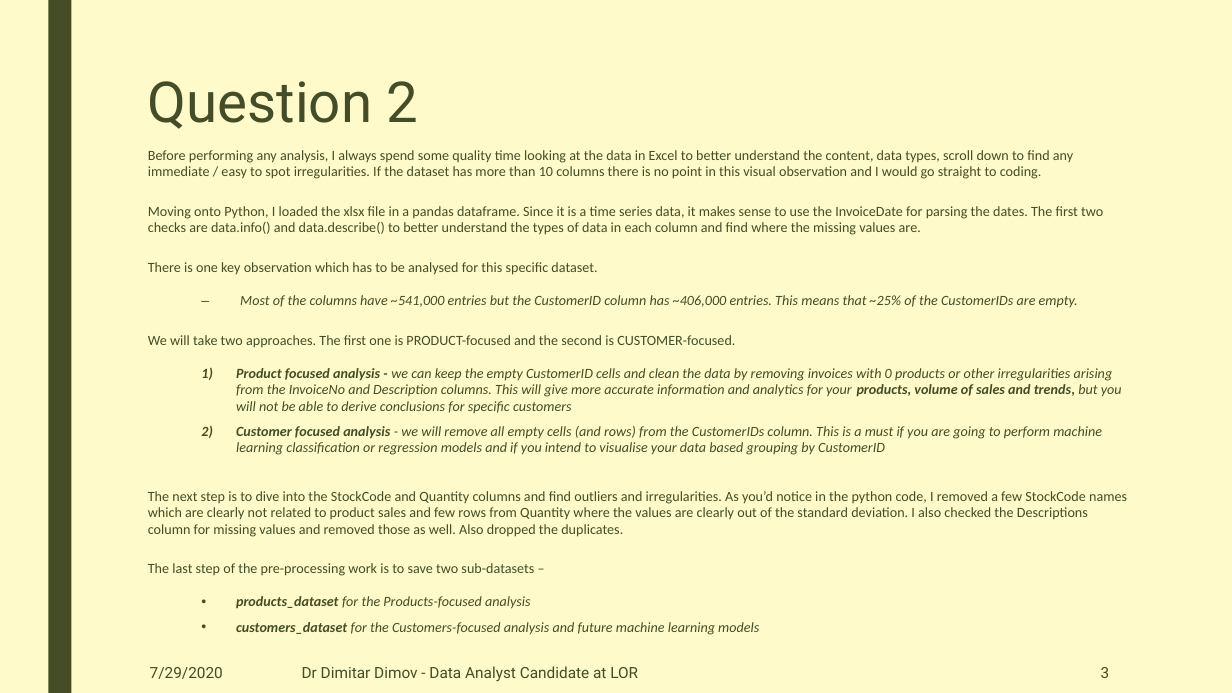
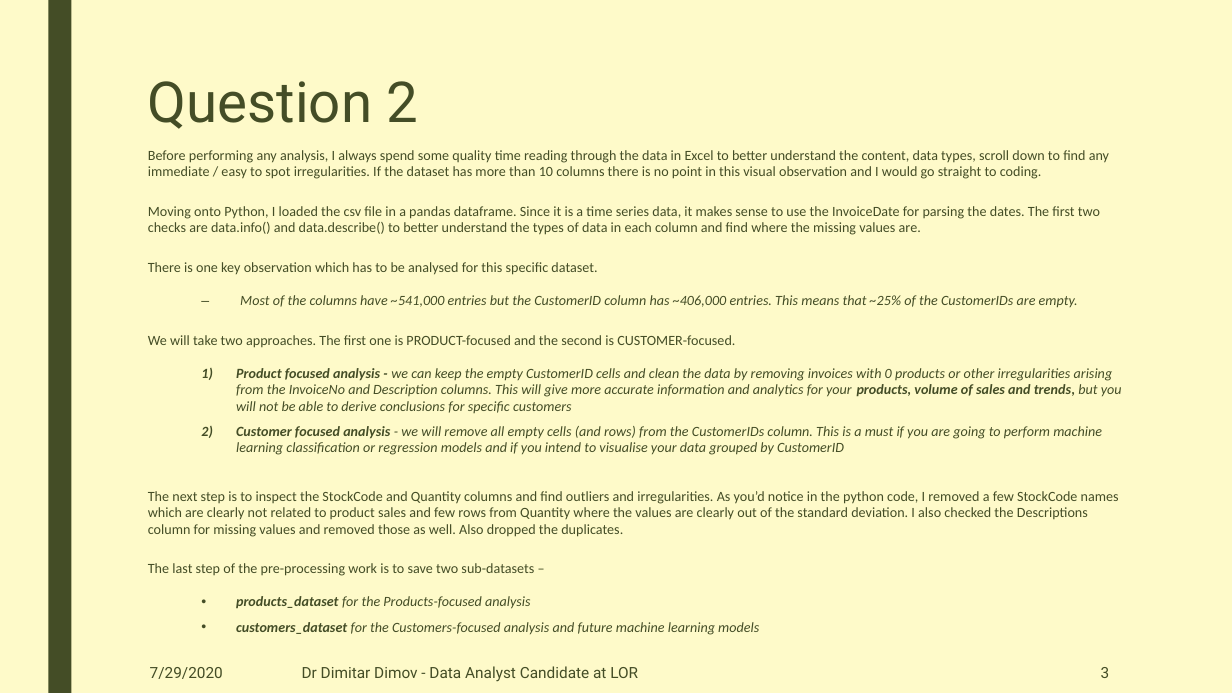
Before and after one commit to DimovDimitar/LOR_Technical_Assessment, a slide deck: slide 3 of DimitarDimovDataAnalystTechAssessmentAnswers.pptx. Drawn at 1232x693 pixels with LibreOffice and Linux fonts; fonts in the diff are those of the drawing. Boxes give left, top, right and bottom in pixels: in the first picture for what was removed or moved away, otherwise in the second. Text is boxed around its words. In the diff, an @@ line names an element or a change of style, - is before the commit and + after.

```diff
--- a/DimitarDimovDataAnalystTechAssessmentAnswers.pptx
+++ b/DimitarDimovDataAnalystTechAssessmentAnswers.pptx
@@ text at box(148, 150, 1109, 235): text changed @@
-Before performing any analysis, I always spend some quality time looking at the data in Excel to better understand the content, data types, scroll down to find any immediate / easy to spot irregularities. If the dataset has more than 10 columns there is no point in this visual observation and I would go straight to coding.
-Moving onto Python, I loaded the xlsx file in a pandas dataframe. Since it is a time series data, it makes sense to use the InvoiceDate for parsing the dates. The first two checks are data.info() and data.describe() to better understand the types of data in each column and find where the missing values are.
+Before performing any analysis, I always spend some quality time reading through the data in Excel to better understand the content, data types, scroll down to find any immediate / easy to spot irregularities. If the dataset has more than 10 columns there is no point in this visual observation and I would go straight to coding.
+Moving onto Python, I loaded the csv file in a pandas dataframe. Since it is a time series data, it makes sense to use the InvoiceDate for parsing the dates. The first two checks are data.info() and data.describe() to better understand the types of data in each column and find where the missing values are.
@@ text at box(148, 426, 1119, 537): text changed @@
-  2) Customer focused analysis - we will remove all empty cells (and rows) from the CustomerIDs column. This is a must if you are going to perform machine learning classification or regression models and if you intend to visualise your data based grouping by CustomerID
-The next step is to dive into the StockCode and Quantity columns and find outliers and irregularities. As you’d notice in the python code, I removed a few StockCode names which are clearly not related to product sales and few rows from Quantity where the values are clearly out of the standard deviation. I also checked the Descriptions column for missing values and removed those as well. Also dropped the duplicates.
+  2) Customer focused analysis - we will remove all empty cells (and rows) from the CustomerIDs column. This is a must if you are going to perform machine learning classification or regression models and if you intend to visualise your data grouped by CustomerID
+The next step is to inspect the StockCode and Quantity columns and find outliers and irregularities. As you’d notice in the python code, I removed a few StockCode names which are clearly not related to product sales and few rows from Quantity where the values are clearly out of the standard deviation. I also checked the Descriptions column for missing values and removed those as well. Also dropped the duplicates.
```
Also in this commit, not shown: 7 other slides changed, 4 other files.
